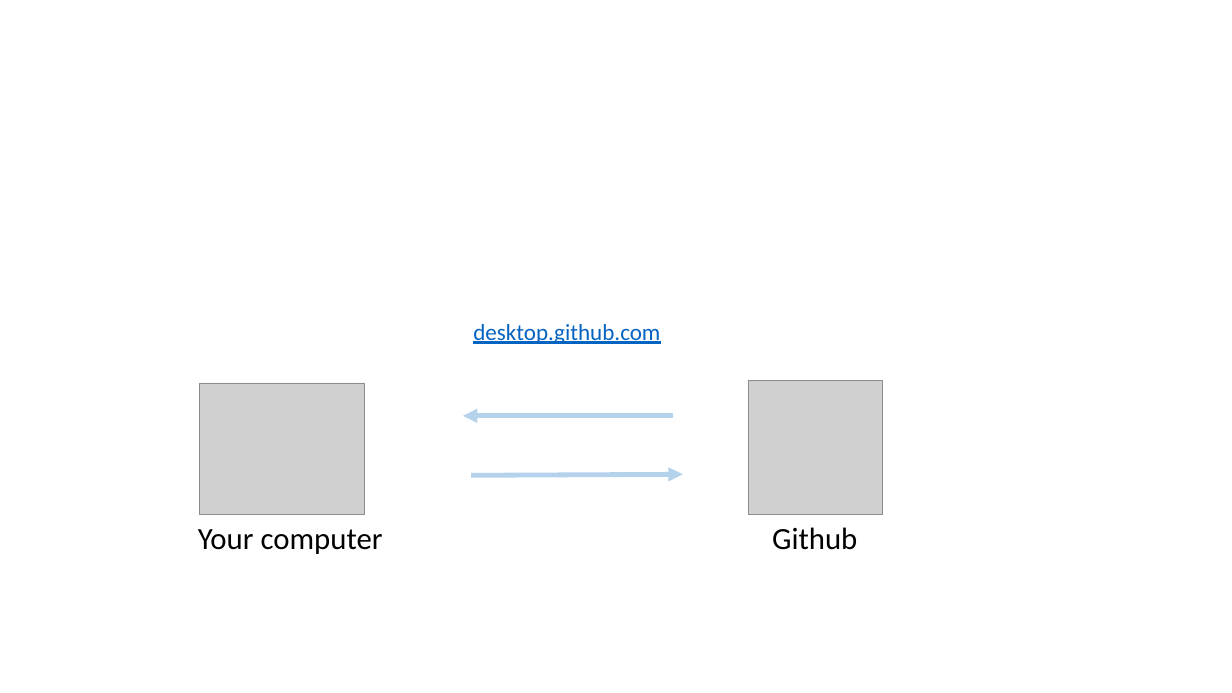
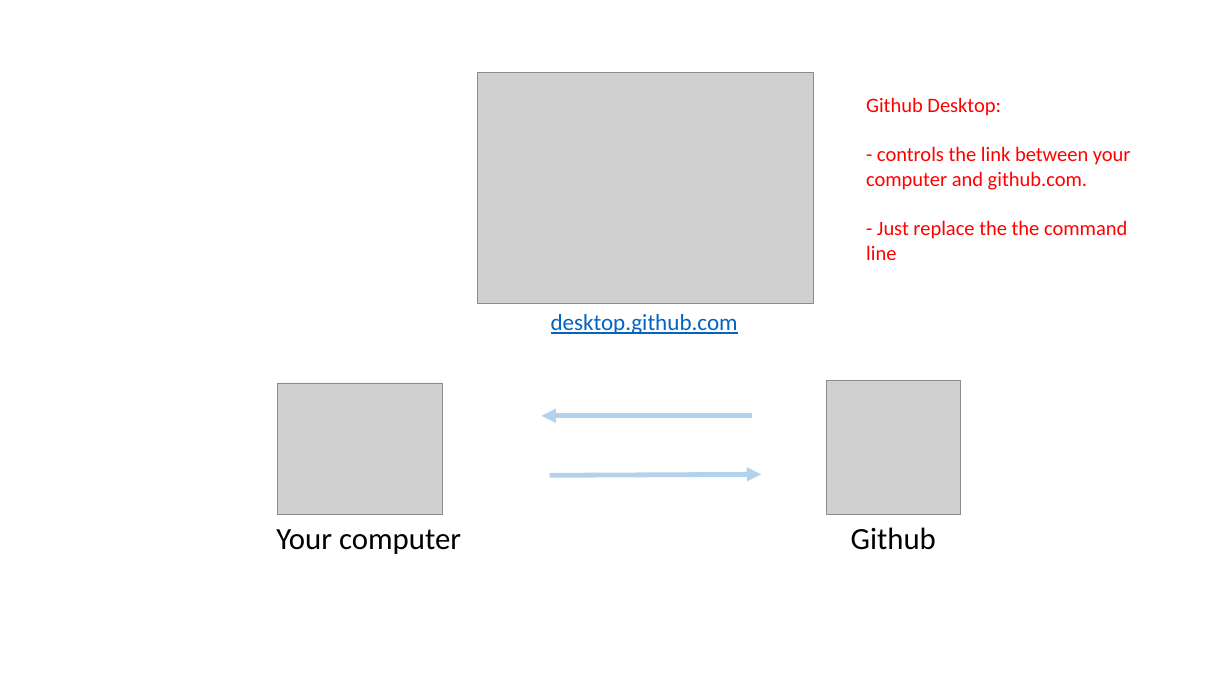
Before and after one commit to holtzy/Teaching, a slide deck: slide 10 of Intro_Github.pptx (slide 9 before the commit). Drawn at 1232x693 pixels with LibreOffice and Linux fonts; fonts in the diff are those of the drawing; grey boxes stand for pictures. Boxes give left, top, right and bottom in pixels: in the first picture for what was removed or moved away, otherwise in the second. Text is boxed around its words. In the diff, an @@ line names an element or a change of style, - is before the commit and + after.

```diff
--- a/Intro_Github.pptx
+++ b/Intro_Github.pptx
@@ picture added at (478, 72, 813, 303) @@
@@ text added at (866, 97, 1131, 260), 16 pt, text #FF0000 @@
+Github Desktop:
+- controls the link between your computer and github.com.
+- Just replace the the command line
@@ text "desktop.github.com": place and size @@
-text "desktop.github.com" at (473, 324, 660, 344)
+text "desktop.github.com" at (551, 314, 738, 334)
@@ 2 pictures, 2 texts, 2 arrows: place and size @@
-2 pictures, 2 texts, 2 arrows at (198, 381, 883, 554)
+2 pictures, 2 texts, 2 arrows at (276, 381, 961, 554)
```
Also in this commit, not shown: 3 slides added, 1 slide removed, 1 other file.
